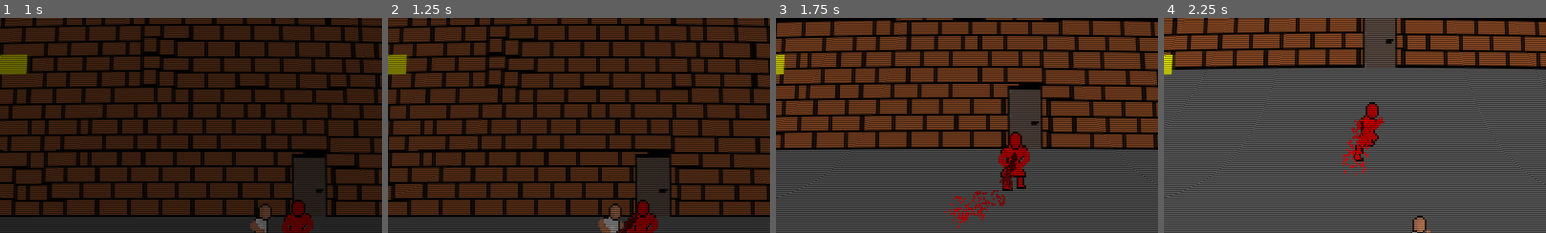
Above: before the commit, frames 1-4 (left to right).
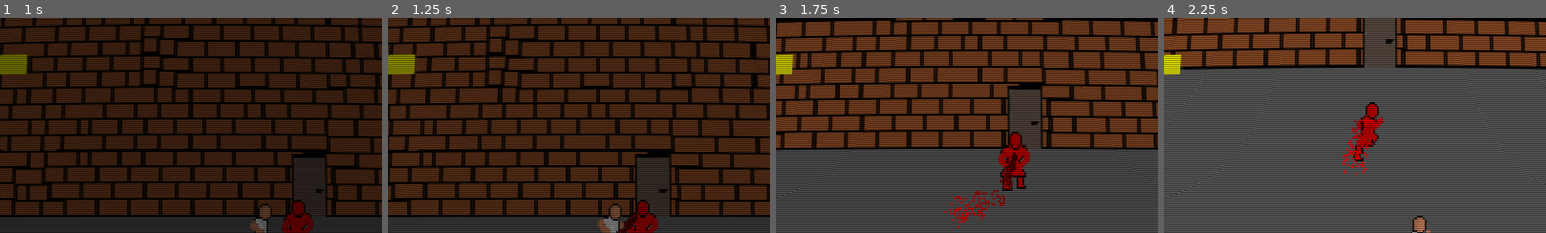
Above: after the commit, the same moments.

Repository: FarofaFaction/Criascript-Jam-Game
Game: Godot game, scene res://Game/Room/room.tscn
The game is run twice, just before and just after one commit, with the same random seed, the same clock (stepped at 60 frames per second) and the same inputs. This scene is started directly instead of the project's main scene.
Inputs:
- Up to frame 1 (1 s): hold Right (ui_right) from 0.53 s (still down); hold Shift (Run) from 0.53 s (still down)
- Up to frame 2 (1.25 s): keep holding Right (ui_right); keep holding Shift (Run)
- Up to frame 3 (1.75 s): release Right (ui_right) at 1.28 s; release Shift (Run) at 1.28 s; hold Down (ui_down) from 1.28 s (still down); tap Shift (Run) at 1.35 s
- Up to frame 4 (2.25 s): release Down (ui_down) at 2.03 s; hold Right (ui_right) from 2.03 s (still down); hold Shift (Run) from 2.03 s (still down)
The pictures show only the part of the screen within x 23-73%, y 0-50%; the shares and areas given below are measured in that part.

Frame 1 is identical in both runs. In frame 2, 0.2% of the frame differs, in the area x 4-8%, y 16-27%; in frame 3, 0.2%; in frame 4, 0.2%, in the area x 2-5%, y 16-27%.

Commit message:
update-enemy-and-addplayers-death

Diff:
--- a/Game/Enemy/State_VomitAtack.gd
+++ b/Game/Enemy/State_VomitAtack.gd
@@ -7,7 +7,9 @@
 @export var enemy : Enemy
 @export var vomit_duration := 1
 @export var vomit_timer : Timer
+@export var damage_start_timer : Timer
 var _direction := Vector2.ZERO
+var _doing_damage := false
 
 func Enter():
 	print("StartVomitAtack")
@@ -17,10 +19,14 @@
 	vomit_timer.connect("timeout", vomit_timeout)
 	vomit_timer.wait_time = vomit_duration
 	vomit_timer.start()
+	damage_start_timer.connect("timeout", start_do_damage)
+	damage_start_timer.start()
 	vomit.emitting = true
 
 func Exit():
+	_doing_damage = false
 	vomit.emitting = false
+	damage_start_timer.disconnect("timeout", start_do_damage)
 	vomit_timer.disconnect("timeout", vomit_timeout)
 	pass
 
@@ -40,11 +46,12 @@
 	#_direction = (enemy.global_position - enemy.LastTarget.global_position).normalized()
 	vomit.look_at(enemy.LastTarget.global_position)
 	vomit_raycast.look_at(enemy.LastTarget.global_position)
+	if (!_doing_damage):
+		return
 	_vomited_object = vomit_raycast.get_collider()
 	if (_vomited_object && (_vomited_object.get_parent() == enemy.LastTarget)):
 		if enemy.LastTarget is PlayerClass:
 			enemy.LastTarget.take_damage(0.5)
-		pass
 	pass
 
 func vomit_timeout():
@@ -54,3 +61,7 @@
 			enemy.Target = enemy.LastTarget
 	Transitioned.emit(self, "EnemyFollow")
 	pass
+
+func start_do_damage():
+	_doing_damage = true
+	pass
--- a/Game/Enemy/red_guy.tscn
+++ b/Game/Enemy/red_guy.tscn
@@ -171,13 +171,18 @@
 script = ExtResource("6_d7lxm")
 enemy = NodePath("../..")
 
-[node name="EnemyVomitAtack" type="Node" parent="State Machine" node_paths=PackedStringArray("vomit_raycast", "vomit", "enemy", "vomit_timer")]
+[node name="EnemyVomitAtack" type="Node" parent="State Machine" node_paths=PackedStringArray("vomit_raycast", "vomit", "enemy", "vomit_timer", "damage_start_timer")]
 script = ExtResource("7_2xmc2")
 vomit_raycast = NodePath("../../Sprite/VomitAtack/VomitRayCast")
 vomit = NodePath("../../Sprite/VomitAtack/VomitSpray")
 enemy = NodePath("../..")
 vomit_timer = NodePath("Timer")
+damage_start_timer = NodePath("DamageStartTimer")
+metadata/_edit_pinned_properties_ = [&"damage_start_timer"]
 
 [node name="Timer" type="Timer" parent="State Machine/EnemyVomitAtack"]
 wait_time = 3.0
 one_shot = true
+
+[node name="DamageStartTimer" type="Timer" parent="State Machine/EnemyVomitAtack"]
+wait_time = 0.25
--- a/Game/Player/player.gd
+++ b/Game/Player/player.gd
@@ -1,19 +1,24 @@
 extends CharacterBody2D
 class_name PlayerClass
 
+@export var dying_sound : AudioStream
 @export var walking_sound : AudioStream
 @export var running_sound : AudioStream
 @export var spritePlayer: AnimatedSprite2D
 @export var Hitbox :Area2D
 @export var StepsAudioPlayer: AudioStreamPlayer2D
 @export var DamageAudioPlayer: AudioStreamPlayer2D
-var Sanity := 100.0
+@export var Sanity := 100.0
+
+signal PlayerDied
 
 #Local Vars
+var _died := false
 var _is_running := false
 const SPEED = 100.0
 
 func _ready() -> void:
+	PlayerDied.connect(on_player_died)
 	Transition.transition("fade_out_black")
 
 func _move_speed_controler():
@@ -59,12 +64,32 @@
 	pass
 
 func _physics_process(_delta: float) -> void:
+	if (_died):
+		return
 	_move_speed_controler()
 	_walk_animation_sprite_controler()
 	_audio_steps_controler()
 	move_and_slide()
 
 func take_damage(damage: float):
+	if (_died):
+		return
+	if (Sanity - damage <= 0):
+		Sanity = 0
+		DamageAudioPlayer.stop()
+		DamageAudioPlayer.stream = dying_sound
+		DamageAudioPlayer.play()
+		PlayerDied.emit()
+		return
 	if (!DamageAudioPlayer.playing):
 		DamageAudioPlayer.play()
 	Sanity -= damage
+
+func on_player_died():
+	spritePlayer.scale.y = 0.2
+	StepsAudioPlayer.stop()
+	#DamageAudioPlayer.stop()
+	#set_process(false)
+	_died = true
+	Global.change_scene("Game")
+	pass
--- a/Game/Player/player.tscn
+++ b/Game/Player/player.tscn
@@ -1,7 +1,8 @@
-[gd_scene load_steps=19 format=3 uid="uid://7sspjh77o6vm"]
+[gd_scene load_steps=20 format=3 uid="uid://7sspjh77o6vm"]
 
 [ext_resource type="Script" path="res://Game/Player/player.gd" id="1_n8fh7"]
 [ext_resource type="AudioStream" uid="uid://bgegloq6p5nx7" path="res://Audio/Effects/Male_Hurt_-_Sound_Effect.wav" id="2_4feee"]
+[ext_resource type="AudioStream" uid="uid://cm70m3qagwuin" path="res://Audio/Effects/668349__deltacode__8bit-scream.wav" id="2_aigqn"]
 [ext_resource type="AudioStream" uid="uid://b2obv3esujl8x" path="res://Audio/Effects/andando.mp3" id="2_gyrqa"]
 [ext_resource type="Texture2D" uid="uid://dgq2m1cnwgbv" path="res://Game/Player/idle.png" id="2_jplro"]
 [ext_resource type="AudioStream" uid="uid://cdtjj7teyvys5" path="res://Audio/Effects/correndo.mp3" id="3_8k3q0"]
@@ -90,6 +91,7 @@
 collision_mask = 2
 motion_mode = 1
 script = ExtResource("1_n8fh7")
+dying_sound = ExtResource("2_aigqn")
 walking_sound = ExtResource("2_gyrqa")
 running_sound = ExtResource("3_8k3q0")
 spritePlayer = NodePath("Sprite")
@@ -103,7 +105,6 @@
 
 [node name="DamageAudioPlayer" type="AudioStreamPlayer2D" parent="."]
 stream = ExtResource("2_4feee")
-pitch_scale = 0.5
 
 [node name="Sprite" type="AnimatedSprite2D" parent="."]
 sprite_frames = SubResource("SpriteFrames_amjbx")
--- a/Interface/ConfigMenu/volume.gd
+++ b/Interface/ConfigMenu/volume.gd
@@ -9,5 +9,5 @@
 	value_changed.connect(_on_value_changed)
 	value = db_to_linear(AudioServer.get_bus_volume_db(bus_index))
 
-func _on_value_changed(value: float) -> void:
-	AudioServer.set_bus_volume_db(bus_index, linear_to_db(value))
+func _on_value_changed(new_value: float) -> void:
+	AudioServer.set_bus_volume_db(bus_index, linear_to_db(new_value))
--- a/Interface/Transition/loading.gd
+++ b/Interface/Transition/loading.gd
@@ -8,7 +8,7 @@
 	ResourceLoader.load_threaded_request(next_scene_path) # Starts the loading process behind the scenes
 
 
-func _process(delta):
+func _process(_delta):
 	if ResourceLoader.load_threaded_get_status(next_scene_path) == ResourceLoader.THREAD_LOAD_LOADED: # Checks to see if the file is finished loading
 		set_process(false) # Stops the process function; otherwise this block will be called multiple times and cause errors
 		#await get_tree().create_timer(1).timeout # Added a delay for testing purposes. Can be removed in the final game.
--- a/Interface/Transition/transition.gd
+++ b/Interface/Transition/transition.gd
@@ -10,18 +10,12 @@
 	animation_player.animation_finished.connect(_on_animation_finished)
 	pass
 
-func _on_animation_finished(anim_name):
+func _on_animation_finished(_anim_name): #O signal recebido precisa desse parametro, mesmo que eu nao use
 	on_transition_finished.emit()
 	color_rect.visible = false
 	pass
 
 func transition(anim_name : String):
 	color_rect.visible = true
-	if (anim_name == "fade_to_black"):
-		animation_player.play("fade_to_black")
-	elif (anim_name == "fade_out_black"):
-		animation_player.play("fade_out_black")
-	else:
-		print("Transition Not Found")
-		on_transition_finished.emit()
+	animation_player.play(anim_name)
 	pass
